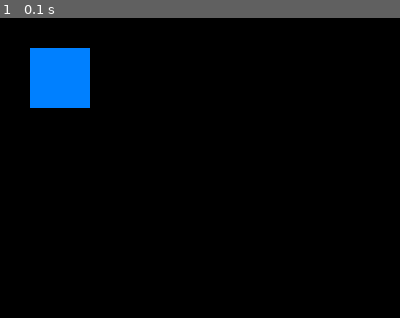
Above: before the commit, frame 1.
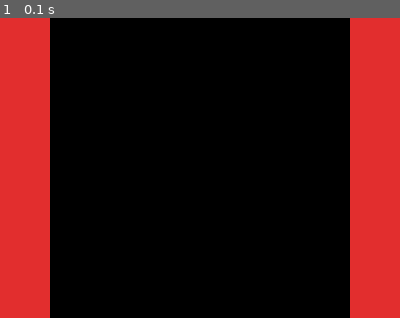
Above: after the commit, the same moment.

Repository: gunheekim90/pygame_avoid
Game: pygame game, started from jo_v1.py
Two runs of this game, one before a commit and one after it. Both use one fixed random seed, a clock stepped at 60 frames per second and the inputs below.
Inputs:
- Up to frame 1 (0.1 s): no input

The runs differ from the first frame. In frame 1, 27% of the frame differs, in the area x 0-100%, y 0-100%.

Commit message:
added a second wall and changed the color to red

Diff:
--- a/jo_v1.py
+++ b/jo_v1.py
@@ -3,8 +3,13 @@
 # initializes all modules required for Pygame
 pygame.init()
 
+# define the window dimensions
+window_length = 400
+window_height = 300
+wall_color = (226,46,46)
+
 # return value is a Surface object for graphical operations
-screen = pygame.display.set_mode((400,300))
+screen = pygame.display.set_mode((window_length,window_height))
 done = False
 
 while not done:
@@ -12,6 +17,7 @@
 	for event in pygame.event.get():
 		if event.type == pygame.QUIT:
 			done = True
-		pygame.draw.rect(screen,(0,128,255), pygame.Rect(30,30,60,60))
+		pygame.draw.rect(screen,wall_color, pygame.Rect(0,0,50,window_height))
+		pygame.draw.rect(screen,wall_color, pygame.Rect(window_length-50,0,50,window_height))
 	# required to show updates on the game screen
 	pygame.display.flip()
